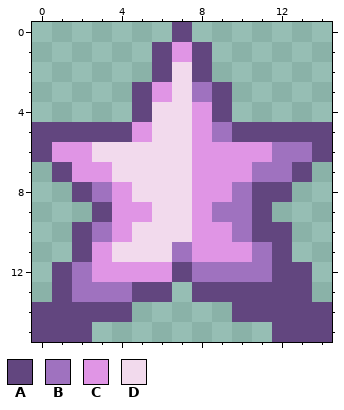
Pixel-art sprite, stored at Items/Galactite/EstrellaP2.png. The picture above was drawn from the file before the commit.
The file is 30x32 pixels, drawn in blocks of 2x2; one block is one cell here.
Palette (. is transparent): A #62467f  B #9f72bf  C #e095e5  D #f2daed
Pixels before, first column x 0:
 0 .......A.......
 1 ......ACA......
 2 ......ADA......
 3 .....ACDBA.....
 4 .....ADDCA.....
 5 AAAAACDDCBAAAAA
 6 ACCDDDDDCCCCBBA
 7 .ACCDDDDCCCBBA.
 8 ..ABCDDDCCBAA..
 9 ...ACCDDCBBA...
10 ..ABCDDDCCBAA..
11 ..ACDDDBCCCBA..
12 .ABCCCCABBBBAA.
13 .ABBBAA.AAAAAA.
14 AAAAA.....AAAAA
15 AAA.........AAA
After the commit:
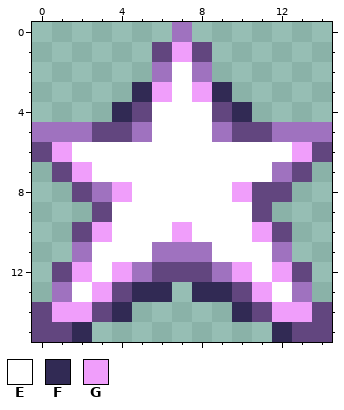
Colours new in this view: E #ffffff  F #312a54  G #f09efb
Edits made:
Changed rows in their new state; - is an unchanged pixel.
first column x 0:
 0 -------B-------
 1 -------G-------
 2 ------BEB------
 3 -----FGEGF-----
 4 ----F-EEE-F----
 5 BBB--BEEE---BBB
 6 -GEEEEEEEEEEEG-
 7 --GEEEEEEEEE---
 8 ----GEEEEEG----
 9 ----EEEEEEE----
10 ---GEEEGEEEG---
11 --BEEEB-BEEEB--
12 --GEGBA-A-GEG--
13 -BEGAFF-FF-GEB-
14 -GG-F-----F-GG-
15 --F---------F--
Changed places in both pictures, as pixel boxes (x1, y1, x2, y2):
changed: (32, 22, 332, 342)
